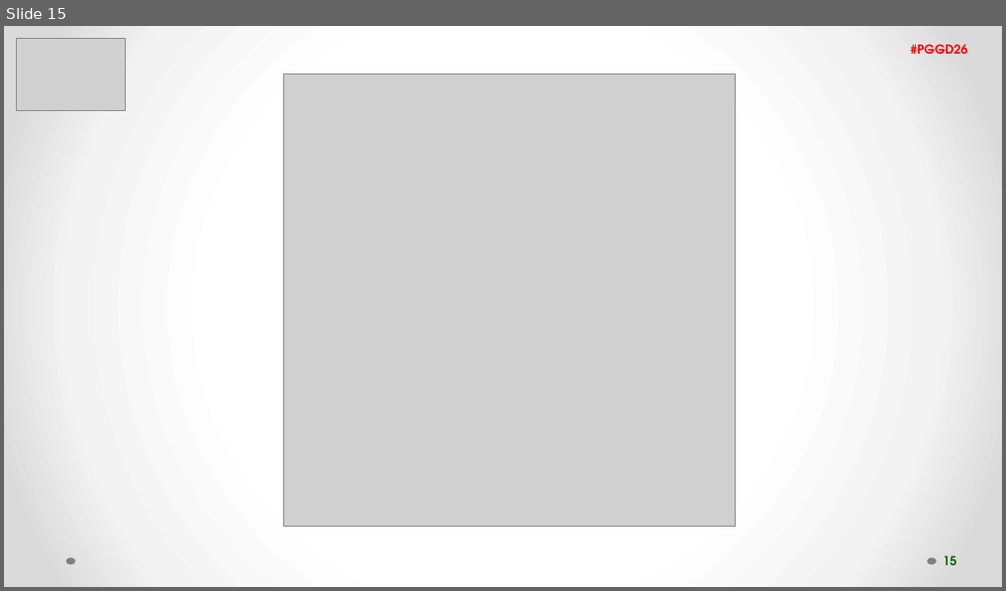
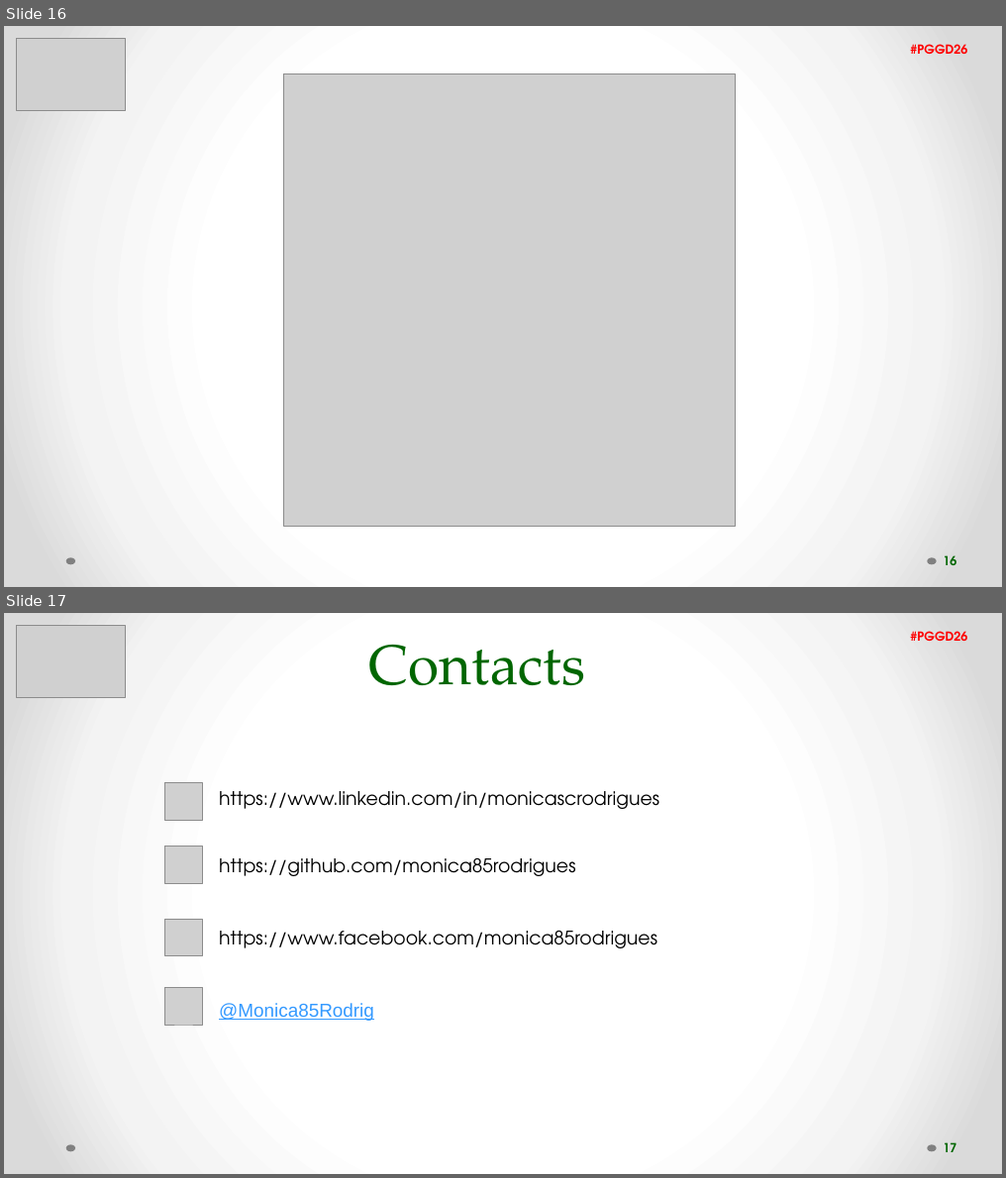
Before and after one commit to filipavm/PGGD26, a slide deck: The power of SPA.pptx. Shown one above the other, each under a label of ours: slide 15 before the commit, slides 16 and 17 after it. The pictures are 1006x591 and 1006x1178 pixels, drawn with LibreOffice and Linux fonts; fonts in the diff are those of the drawing; grey boxes stand for pictures. Boxes give left, top, right and bottom in pixels: in the first picture for what was removed or moved away, otherwise in the second. Text is boxed around its words. In the diff, an @@ line names an element or a change of style, - is before the commit and + after.

```diff
--- a/The power of SPA.pptx
+++ b/The power of SPA.pptx
@@ slide 17 added at <box>4,613,1002,1174</box>, background gradient #FFFFFF to #F4F4F4 to #DADADA; not listed: 2 template elements that a slide beside it also shows @@
@@ picture added at <box>17,625,126,697</box> @@
@@ text added at <box>910,631,967,641</box>, 12 pt, text #FE0000, bold @@
+#PGGD26
@@ text added at <box>369,644,586,685</box>, 54 pt, text #006600 @@
+Contacts
@@ picture added at <box>165,783,202,820</box> @@
@@ text added at <box>219,791,659,809</box>, 18 pt, text #000000 @@
+https://www.linkedin.com/in/monicascrodrigues
@@ picture added at <box>165,847,202,884</box> @@
@@ text added at <box>219,859,575,876</box>, 18 pt, text #000000 @@
+https://github.com/monica85rodrigues
@@ picture added at <box>165,919,202,957</box> @@
@@ text added at <box>219,931,657,949</box>, 18 pt, text #000000 @@
+https://www.facebook.com/monica85rodrigues
@@ picture added at <box>165,987,202,1025</box> @@
@@ text added at <box>219,1003,374,1021</box>, 18 pt, text #3399FF, underline @@
+@Monica85Rodrig
@@ page number added at <box>943,1143,956,1153</box>, 12 pt, text #006600, bold @@
+17
@@ what was slide 15 is now slide 16 @@
@@ page number at <box>943,556,956,566</box>: text changed @@
-15
+16
```
Also in this commit, not shown: 11 slides changed, 2 other slides added, 1 slide removed.
